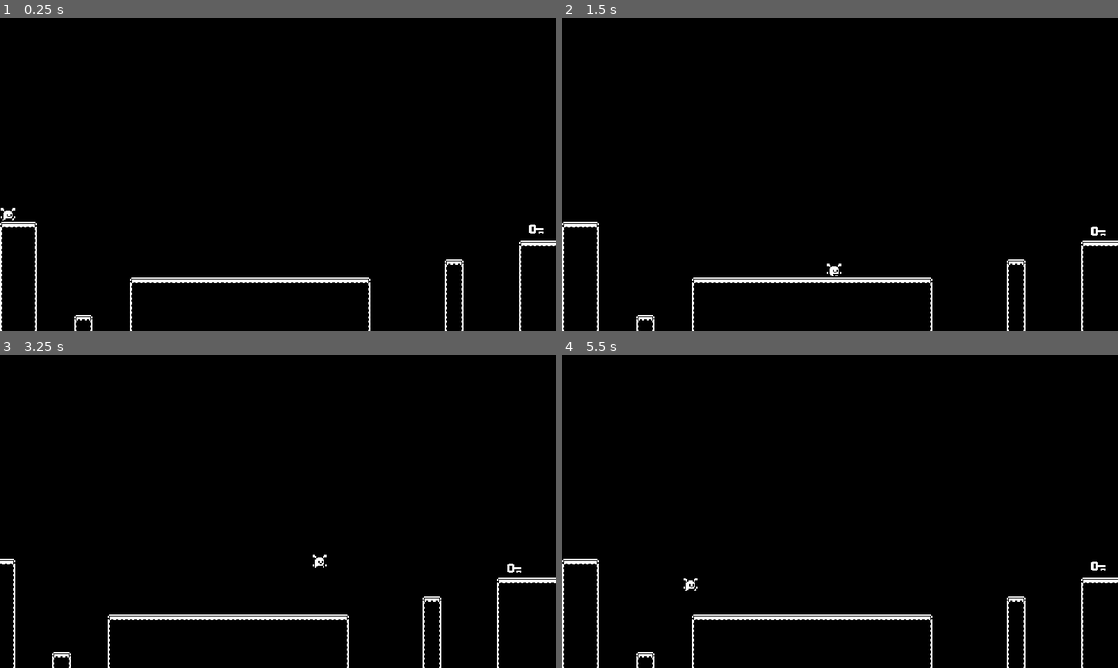
Above: before the commit, frames 1-4 (two rows, left to right).
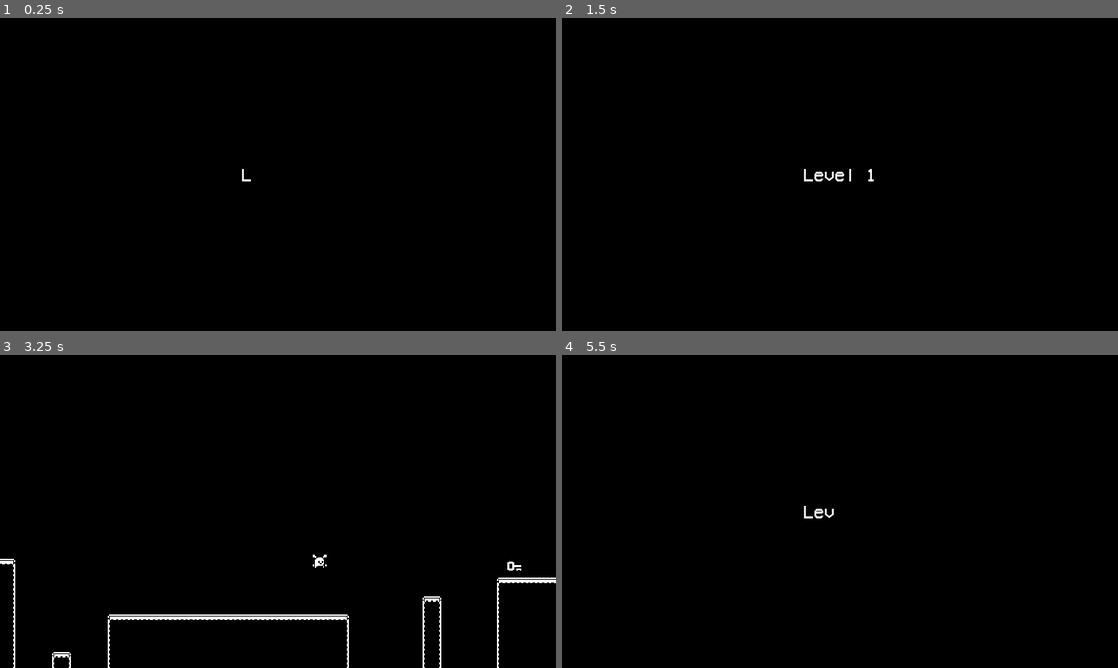
Above: after the commit, the same moments.

Repository: chewbakai/alien-platformer-godot
Game: Godot game, scene res://Levels/Level1.tscn
Two runs of this game, one before a commit and one after it. Both use one fixed random seed, a clock stepped at 60 frames per second and the inputs below. This scene is started directly instead of the project's main scene. Sound files missing from this copy of the repository are replaced by a short silence.
Inputs:
- Up to frame 1 (0.25 s): no input
- Up to frame 2 (1.5 s): tap Enter (ui_accept) at 0.5 s; hold S (crouch) 0.53-1.28 s; hold D (walk_east) from 0.53 s (still down); tap W (jump) at 0.77 s; tap S (crouch) at 1.35 s
- Up to frame 3 (3.25 s): tap W (jump) at 1.52, 3.02 s; release D (walk_east) at 2.03 s; hold A (walk_west) 2.03-2.78 s; hold S (crouch) 2.03-2.78 s; hold D (walk_east) from 2.78 s (still down); tap S (crouch) at 2.85 s
- Up to frame 4 (5.5 s): hold S (crouch) 3.53-4.28 s; tap W (jump) at 3.77, 4.52 s; tap Escape (pause) at 4.15 s; release D (walk_east) at 4.28 s; hold A (walk_west) 4.28-5.03 s; tap S (crouch) at 4.35 s; tap Enter (ui_accept) at 5 s; hold D (walk_east) from 5.03 s (still down); hold S (crouch) from 5.03 s (still down)

The runs differ from the first frame. In frame 1, 1.5% of the frame differs, in the area x 0-100%, y 48-100%; in frame 2, 1.7%; in frame 3, less than 0.1%; in frame 4, 1.6%.

Commit message:
Move extra scenes, add intro scene

Diff:
--- a/Levels/BaseLevel.gd
+++ b/Levels/BaseLevel.gd
@@ -3,7 +3,8 @@
 const TOTAL_LEVELS = 5
 
 var req_keys = 0
-var Fail = preload("res://GUI/Fail.tscn")
+var Fail = preload("res://Levels/Extras/Fail.tscn")
+var Intro = preload("res://Levels/Extras/Intro.tscn")
 onready var player = get_node("Player")
 var level_number
 
@@ -15,6 +16,10 @@
 	set_level_number(lvl_number)
 	player.set_camera_limits(get_node("TileStands"))
 	get_node("Door/Area2D").connect("body_entered",self,"_on_Door_entered")
+	var intro = Intro.instance()
+	intro.set_level(lvl_number)
+	add_child(intro)
+	resume_audio()
 
 func set_req_keys(n_keys):
 	req_keys = n_keys
@@ -60,3 +65,10 @@
 
 func restart_level():
 	get_tree().change_scene("res://Levels/"+str(get_level_number())+".tscn")
+
+func resume_audio():
+	var audio = get_node("AudioStreamPlayer")
+	if(Pause.bgm_helper != 0):
+		audio.seek(Pause.bgm_helper)
+	else:
+		audio.seek(0)
--- a/GUI/Fail.tscn
+++ b/Levels/Extras/Fail.tscn
@@ -1,6 +1,6 @@
 [gd_scene load_steps=6 format=2]
 
-[ext_resource path="res://GUI/Fail.gd" type="Script" id=1]
+[ext_resource path="res://Levels/Extras/Fail.gd" type="Script" id=1]
 [ext_resource path="res://Audio/text.wav" type="AudioStream" id=2]
 
 [sub_resource type="DynamicFontData" id=1]
--- /dev/null
+++ b/Levels/Extras/Intro.gd
@@ -0,0 +1,17 @@
+extends CanvasLayer
+var tree
+
+func _ready():
+	tree = get_tree()
+	tree.paused = true
+	get_node("AnimationPlayer").play("IdkAnymore")
+	pass
+
+func _on_AnimationPlayer_animation_finished(anim_name):
+	tree.paused = false
+	queue_free()
+	pass
+
+func set_level(lvl):
+	var node = get_node("ColorRect/CenterContainer/Label")
+	node.text = node.text + str(lvl)
--- /dev/null
+++ b/Levels/Extras/Intro.tscn
@@ -0,0 +1,70 @@
+[gd_scene load_steps=5 format=2]
+
+[ext_resource path="res://Audio/text.wav" type="AudioStream" id=1]
+[ext_resource path="res://GUI/ThemeUI.theme" type="Theme" id=2]
+[ext_resource path="res://Levels/Extras/Intro.gd" type="Script" id=3]
+
+[sub_resource type="Animation" id=1]
+resource_name = "IdkAnymore"
+length = 1.5
+step = 0.01
+tracks/0/type = "value"
+tracks/0/path = NodePath("ColorRect/CenterContainer/Label:visible_characters")
+tracks/0/interp = 1
+tracks/0/loop_wrap = true
+tracks/0/imported = false
+tracks/0/enabled = true
+tracks/0/keys = {
+"times": PoolRealArray( 0.2, 0.3, 0.4, 0.5, 0.6, 0.7, 0.81 ),
+"transitions": PoolRealArray( 1, 1, 1, 1, 1, 1, 1 ),
+"update": 1,
+"values": [ 1, 2, 3, 4, 5, 6, 7 ]
+}
+tracks/1/type = "value"
+tracks/1/path = NodePath("AudioStreamPlayer:playing")
+tracks/1/interp = 1
+tracks/1/loop_wrap = true
+tracks/1/imported = false
+tracks/1/enabled = true
+tracks/1/keys = {
+"times": PoolRealArray( 0.2, 0.28, 0.38, 0.48, 0.58, 0.68, 0.79 ),
+"transitions": PoolRealArray( 1, 1, 1, 1, 1, 1, 1 ),
+"update": 1,
+"values": [ true, true, true, true, true, true, true ]
+}
+
+[node name="Intro" type="CanvasLayer"]
+pause_mode = 2
+layer = 0
+script = ExtResource( 3 )
+
+[node name="ColorRect" type="ColorRect" parent="."]
+anchor_right = 1.0
+anchor_bottom = 1.0
+color = Color( 0, 0, 0, 1 )
+__meta__ = {
+"_edit_use_anchors_": false
+}
+
+[node name="CenterContainer" type="CenterContainer" parent="ColorRect"]
+anchor_right = 1.0
+anchor_bottom = 1.0
+__meta__ = {
+"_edit_use_anchors_": false
+}
+
+[node name="Label" type="Label" parent="ColorRect/CenterContainer"]
+margin_left = 213.0
+margin_top = 127.0
+margin_right = 267.0
+margin_bottom = 142.0
+theme = ExtResource( 2 )
+text = "Level "
+percent_visible = 0.0
+
+[node name="AnimationPlayer" type="AnimationPlayer" parent="."]
+anims/IdkAnymore = SubResource( 1 )
+
+[node name="AudioStreamPlayer" type="AudioStreamPlayer" parent="."]
+stream = ExtResource( 1 )
+[connection signal="animation_finished" from="AnimationPlayer" to="." method="_on_AnimationPlayer_animation_finished"]
--- a/GUI/Pause.tscn
+++ b/Levels/Extras/Pause.tscn
@@ -1,6 +1,6 @@
 [gd_scene load_steps=4 format=2]
 
-[ext_resource path="res://GUI/Pause.gd" type="Script" id=1]
+[ext_resource path="res://Levels/Extras/Pause.gd" type="Script" id=1]
 [ext_resource path="res://GUI/ThemeUI.theme" type="Theme" id=2]
 [ext_resource path="res://GUI/one_bit_transparent0983.png" type="Texture" id=3]
 
--- a/Levels/Level1.tscn
+++ b/Levels/Level1.tscn
@@ -1,7 +1,8 @@
-[gd_scene load_steps=8 format=2]
+[gd_scene load_steps=9 format=2]
 
 [ext_resource path="res://Tiles/TileStands.tscn" type="PackedScene" id=1]
 [ext_resource path="res://Levels/Level1.gd" type="Script" id=2]
+[ext_resource path="res://Levels/Extras/Intro.tscn" type="PackedScene" id=3]
 [ext_resource path="res://Audio/LevelBGM.tscn" type="PackedScene" id=4]
 [ext_resource path="res://Objects/Key/Key.tscn" type="PackedScene" id=5]
 [ext_resource path="res://Objects/Door/Door.tscn" type="PackedScene" id=6]
@@ -38,4 +39,6 @@
 
 [node name="AudioStreamPlayer" parent="." instance=ExtResource( 4 )]
 volume_db = -10.0
+
+[node name="Intro" parent="." instance=ExtResource( 3 )]
 [connection signal="body_entered" from="Fall" to="." method="_on_player_fall"]
--- a/project.godot
+++ b/project.godot
@@ -21,7 +21,7 @@
 
 [autoload]
 
-Pause="*res://GUI/Pause.tscn"
+Pause="*res://Levels/Extras/Pause.tscn"
 
 [display]
 
Renamed: GUI/Fail.gd -> Levels/Extras/Fail.gd
Renamed: GUI/Pause.gd -> Levels/Extras/Pause.gd
